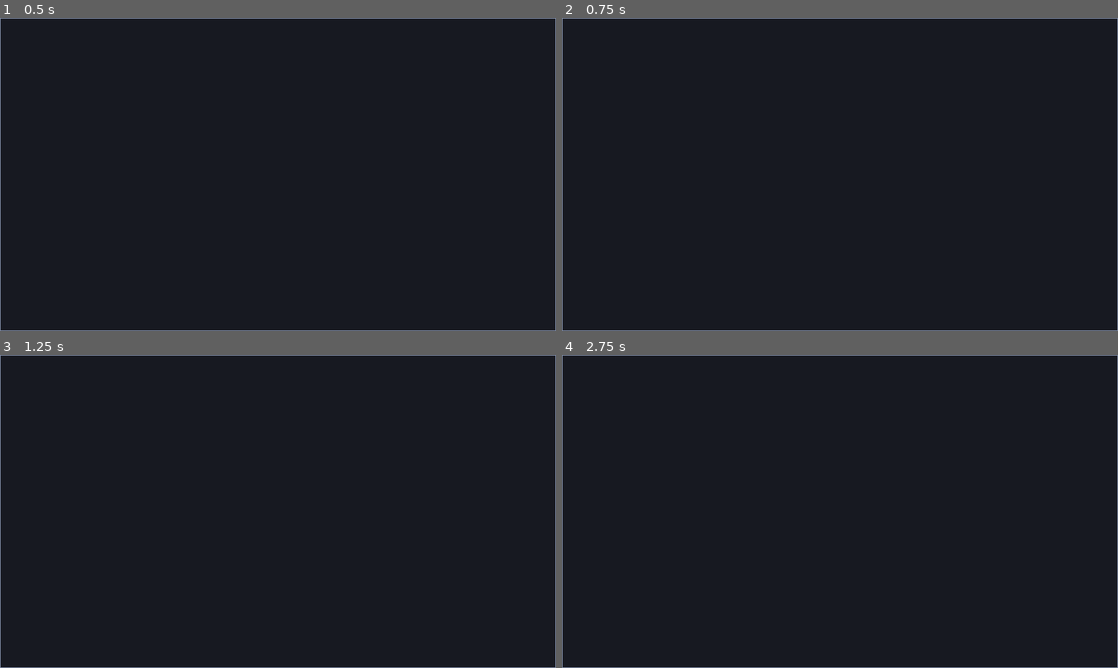
Above: before the commit, frames 1-4 (two rows, left to right).
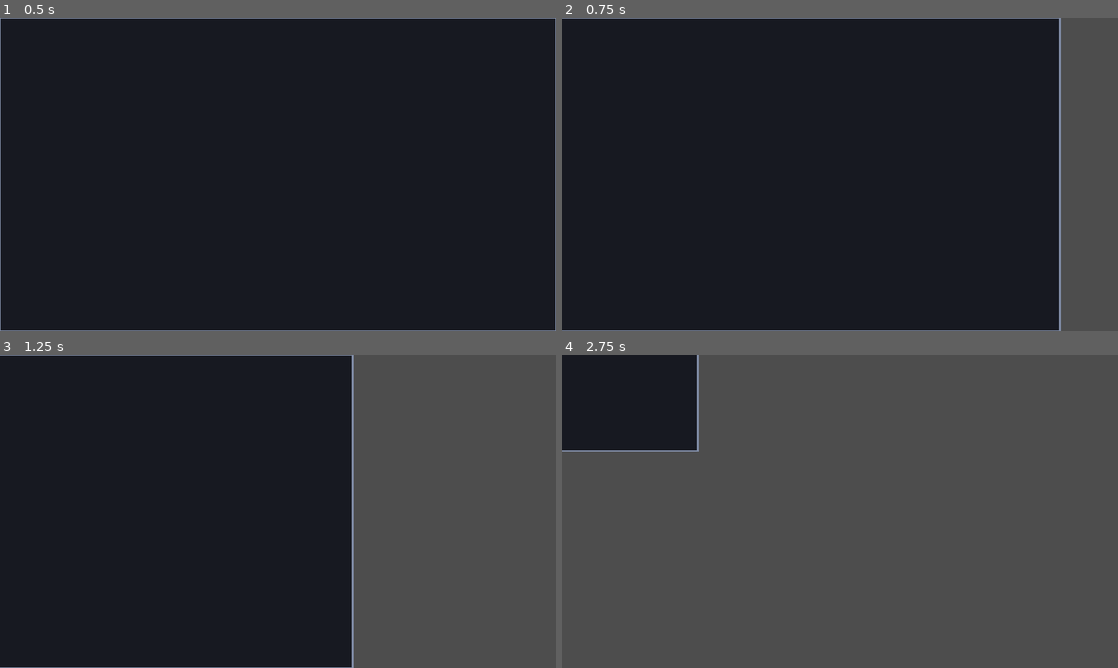
Above: after the commit, the same moments.

Repository: CasualShrub/arrow-head
Game: Godot game, scene res://scenes/level.tscn
The game is run twice, just before and just after one commit, with the same random seed, the same clock (stepped at 60 frames per second) and the same inputs.
Inputs:
- Up to frame 1 (0.5 s): no input
- Up to frame 2 (0.75 s): tap Enter (ui_accept) at 0.5 s; hold Right (ui_right) from 0.53 s (still down)
- Up to frame 3 (1.25 s): keep holding Right (ui_right); tap Enter (ui_accept) at 0.77 s
- Up to frame 4 (2.75 s): release Right (ui_right) at 1.28 s; hold Down (ui_down) 1.28-2.03 s; tap Enter (ui_accept) at 1.52 s; hold Right (ui_right) from 2.03 s (still down)

Frame 1 is identical in both runs. In frame 2, 11% of the frame differs, in the area x 0-100%, y 0-100%; in frame 3, 37%; in frame 4, 93%.

Commit message:
camera on player

Diff:
--- a/scenes/enemy.tscn
+++ b/scenes/enemy.tscn
@@ -1,6 +1,7 @@
 [gd_scene format=3 uid="uid://b8rs35o7f45v0"]
 
 [ext_resource type="Script" uid="uid://dhx7670bsb3xw" path="res://scripts/enemy.gd" id="1_7p1mj"]
+[ext_resource type="PackedScene" uid="uid://bxgfy1nvmlb7v" path="res://scenes/arrow.tscn" id="2_4ra3w"]
 [ext_resource type="Script" uid="uid://cq7vk7ukbmts4" path="res://scripts/health_component.gd" id="2_md0e3"]
 
 [sub_resource type="CircleShape2D" id="CircleShape2D_ub6uw"]
@@ -8,6 +9,7 @@
 [node name="Enemy" type="CharacterBody2D" unique_id=1183056859 node_paths=PackedStringArray("health")]
 script = ExtResource("1_7p1mj")
 health = NodePath("Health")
+arrow_scene = ExtResource("2_4ra3w")
 
 [node name="CollisionShape2D" type="CollisionShape2D" parent="." unique_id=1207359402]
 shape = SubResource("CircleShape2D_ub6uw")
--- a/scenes/level.tscn
+++ b/scenes/level.tscn
@@ -1,6 +1,7 @@
 [gd_scene format=3 uid="uid://wcfn6hm816x8"]
 
-[ext_resource type="PackedScene" uid="uid://boryk37cbh1nx" path="res://scenes/player.tscn" id="1_player"]
+[ext_resource type="PackedScene" uid="uid://b8rs35o7f45v0" path="res://scenes/enemy.tscn" id="2_w7c3h"]
+[ext_resource type="PackedScene" uid="uid://boryk37cbh1nx" path="res://scenes/player.tscn" id="2_w8frs"]
 
 [sub_resource type="RectangleShape2D" id="RectangleShape2D_top"]
 size = Vector2(1216, 32)
@@ -49,6 +50,6 @@
 position = Vector2(576, 0)
 shape = SubResource("RectangleShape2D_right")
 
-[node name="Camera2D" type="Camera2D" parent="." unique_id=1529711472]
+[node name="Enemy" parent="." unique_id=1183056859 instance=ExtResource("2_w7c3h")]
 
-[node name="Player" parent="." unique_id=661813112 instance=ExtResource("1_player")]
+[node name="Player" parent="." unique_id=508579643 instance=ExtResource("2_w8frs")]
--- a/scenes/player.tscn
+++ b/scenes/player.tscn
@@ -11,6 +11,7 @@
 script = ExtResource("1_3vyb7")
 input = NodePath("Input")
 health = NodePath("Health")
+speed = 600.0
 
 [node name="HurtCollider" type="CollisionShape2D" parent="." unique_id=1531782285]
 unique_name_in_owner = true
@@ -29,3 +30,5 @@
 
 [node name="InstanceTimers" type="Node" parent="." unique_id=1259921754]
 unique_name_in_owner = true
+
+[node name="Camera2D" type="Camera2D" parent="." unique_id=1450986859]
